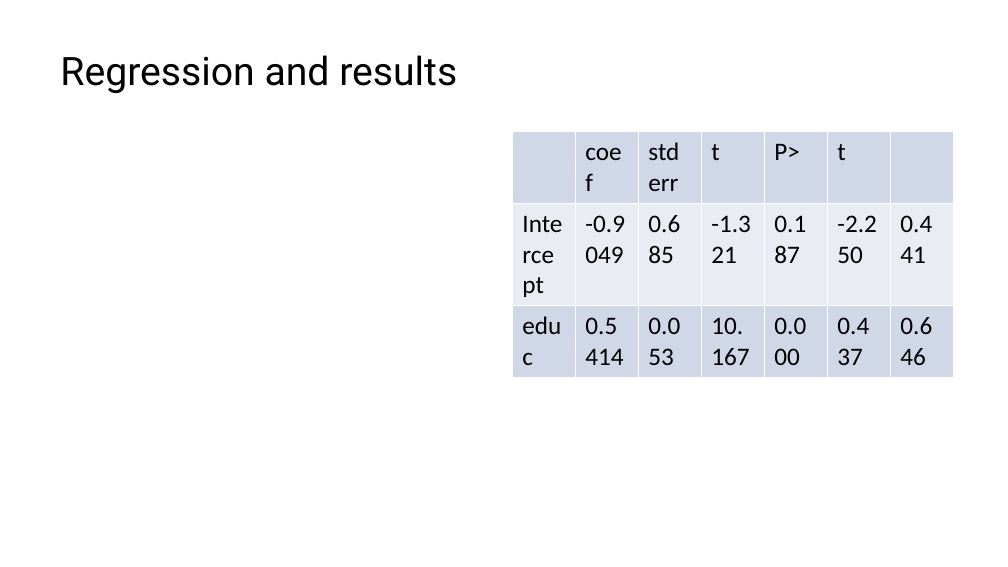
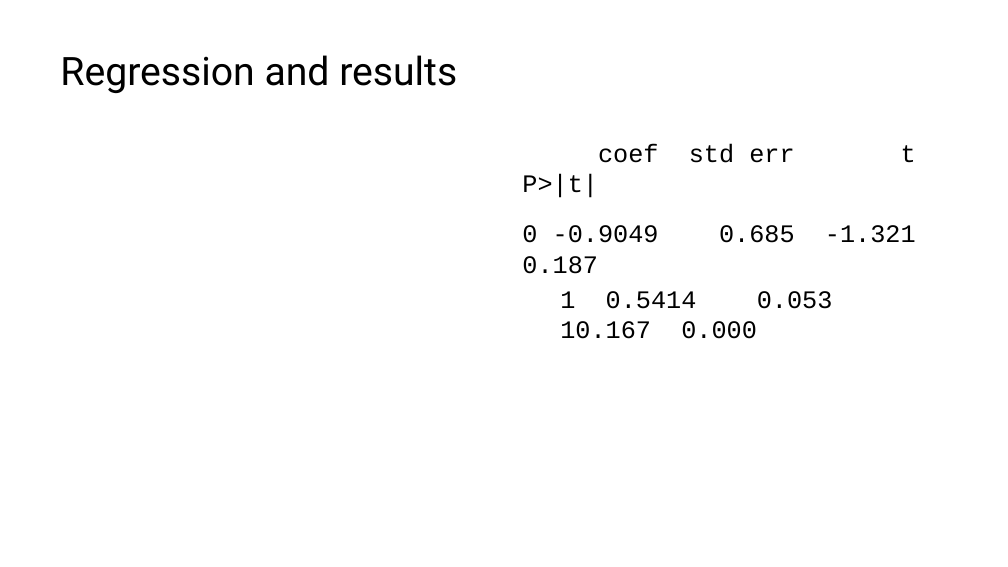
Before and after one commit to lucas-a-meyer/using-quarto, a slide deck: slide 15 of docs/presentation-orig.pptx. Drawn at 1008x567 pixels with LibreOffice and Linux fonts; fonts in the diff are those of the drawing. Boxes give left, top, right and bottom in pixels: in the first picture for what was removed or moved away, otherwise in the second. Text is boxed around its words. In the diff, an @@ line names an element or a change of style, - is before the commit and + after.

```diff
--- a/docs/presentation-orig.pptx
+++ b/docs/presentation-orig.pptx
@@ table removed at box(512, 132, 950, 506), 3 rows, 7 columns @@
- | coef | std err | t | P> | t | 
-Intercept | -0.9049 | 0.685 | -1.321 | 0.187 | -2.250 | 0.441
-educ | 0.5414 | 0.053 | 10.167 | 0.000 | 0.437 | 0.646
@@ text added at box(522, 144, 916, 339), 18 pt, text #000000 @@
+coef std err t P>|t|
+0 -0.9049 0.685 -1.321 0.187
+1 0.5414 0.053 10.167 0.000
```
Also in this commit, not shown: 1 other slide changed, 13 other files.
